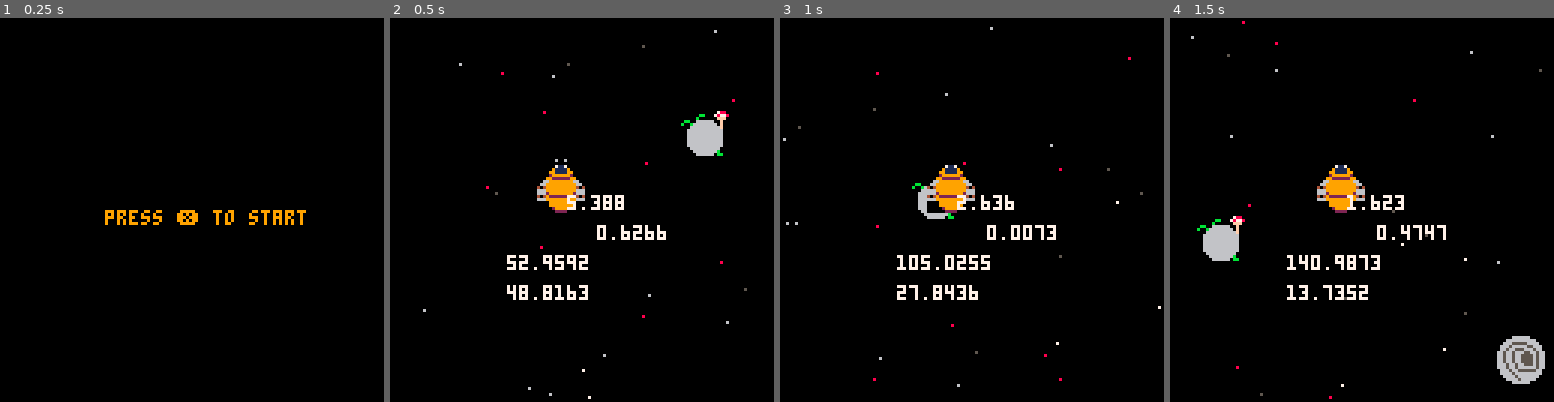
Above: before the commit, frames 1-4 (left to right).
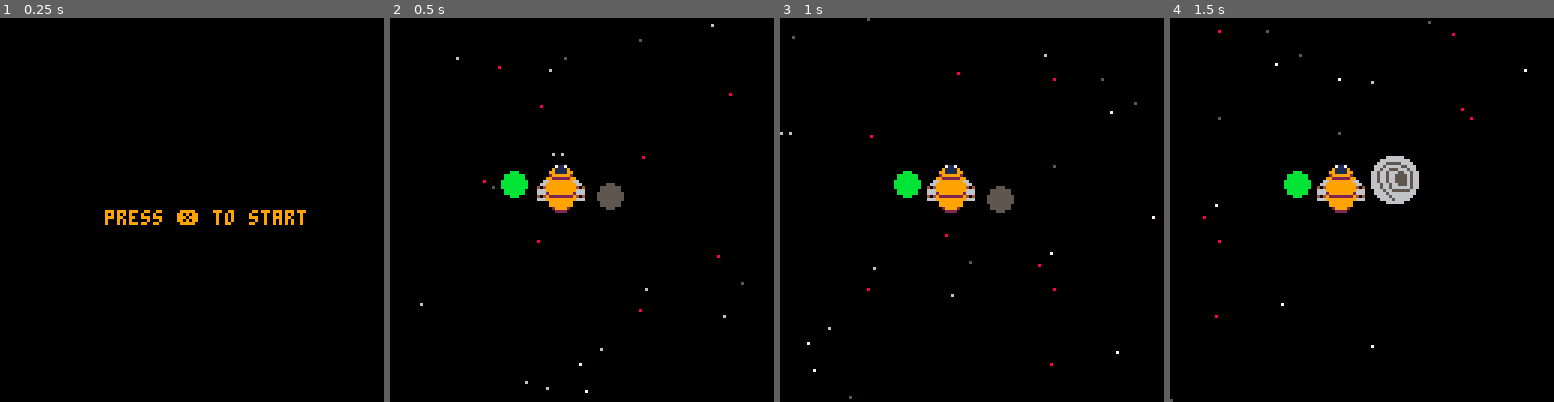
Above: after the commit, the same moments.

Repository: FrederikHR/GDB
Game: PICO-8 cartridge OW/ow.p8
The game is run twice, just before and just after one commit, with the same random seed, the same clock (stepped at 60 frames per second) and the same inputs.
Inputs:
- Up to frame 1 (0.25 s): no input
- Up to frame 2 (0.5 s): tap X (X key) at 0.33 s
- Up to frame 3 (1 s): no input
- Up to frame 4 (1.5 s): tap X (X key) at 1.07 s

Frame 1 is identical in both runs. In frame 2, 3.2% of the frame differs, in the area x 7-93%, y 1-100%; in frame 3, 2.6%; in frame 4, 5.3%, in the area x 0-98%, y 0-100%.

Commit message:
added planet indicators

Diff:
--- a/OW/ow.p8
+++ b/OW/ow.p8
@@ -52,11 +52,7 @@
 	draw_stars()
 	draw_planets()
 	draw_player()
-	print(p.x,p.x-10,p.y+30,7)
-	print(p.y,p.x-10,p.y+40,7)
-	for ipl,pl in pairs(planets) do
-		print(pdist(pl.x,pl.y)^2,p.x+10*(tonum(ipl[2])),p.y+10*(tonum(ipl[2])),7)
-	end
+	draw_pind()
 end
 
 function spr_r(s,x,y,a,w,h)
@@ -395,21 +391,31 @@
 
 	return sqrt(dsq)
 end
-
-function pdir(x)
-	return x-p.x
-end
 -->8
 -- planets
 planets = {
-	p1={spr=64,x=200,y=70,sz=2},
-	p2={spr=66,x=100,y=30,sz=2}
+	p1={spr=64,x=200,y=70,sz=2,c=5},
+	p2={spr=66,x=-100,y=30,sz=2,c=11}
 }
 
 
 function draw_planets()
 	for _,pl in pairs(planets) do
 		spr(pl.spr,pl.x,pl.y,pl.sz,pl.sz)
+	end
+end
+
+function draw_pind()
+	local indd=16
+	for _,pl in pairs(planets) do
+		local pdx=p.x-pl.x
+		local pdy=p.y-pl.y
+		if abs(pdx) > 64 or abs(pdy) > 64 then
+			local dir=atan2(pdx,pdy)
+			local dirx=-indd*cos(dir)
+			local diry=-indd*sin(dir)
+			circfill(p.x+p.sw*8/2+dirx,p.y+p.sh*8/2+diry,4,pl.c)
+		end
 	end
 end
 
@@ -517,9 +523,9 @@
 00000000000000000000000000000000000000000000000000000000000000000000000000000000000000000000000000000000000000000000000000000000
 00000000000000000000000000000000000000000000000000000000000000000000000000000000000000000000000000000000000000000000000000000000
 00000000000000000000000000000000000000000000000000000000000000000000000000000000000000000000000000000000000000000000000000000000
-00000000000000000000000000000000000000000000000000000000004454000000000000000000000000000000000000000000000000000000000000000000
-00000000000000000000000000000000000000000000000000000000000000000000000000000000000000000000000000000000000000000000000000000000
-00000000000000000000000000000000000000000000000000000000004555000000000000000000000000000000000000000000000000000000000000000000
+00000000000000000000000000000000000000000000000000000000000000000000000000000000000000000000000000000000000000000000000000000000
+00000000000000000000000000000000000000000000000000000000000000000000000000000000000000000000000000000000000000000000000000000000
+00000000000000000000000000000000000000000000000000000000000000000000000000000000000000000000000000000000000000000000000000000000
 00000000000000000000000000000000000000000000000000000000000000000000000000000000000000000000000000000000000000000000000000000000
 00000000000000000000000000000000000000000000000000000000000000000000000000000000000000000000000000000000000000000000000000000000
 00000000000000000000000000000000000000000000000000000000000000000000000000000000000000000000000000000000000000000000000000000000
@@ -543,31 +549,5 @@
 00000000000000000084940000000000000000000000000000000000000000000000000000000000000000000000000000000000000000000000000000000000
 00000000000000000000000000000000000000000000000000000000000000000000000000000000000000000000000000000000000000000000000000000000
 00000000000000000085950000000000000000000000000000000000000000000000000000000000000000000000000000000000000000000000000000000000
-__map__
-0000000000000000000000000000000000000000000000000000000000000000000000000000000000000000000000000000000000000000000000000000000000000000000000000000000000000000000000000000000000000000000000000000000000000000000000000000000000000000000000000000000000000000
-0000000000000000000000000000000000000000000000000000000000000000000000000000000000000000000000000000000000000000000000000000000000000000000000000000000000000000000000000000000000000000000000000000000000000000000000000000000000000000000000000000000000000000
-0000000000000000000000000000000000000000000000000000000000000000000000000000000000000000000000000000000000000000000000000000000000000000000000000000000000000000000000000000000000000000000000000000000000000000000000000000000000000000000000000000000000000000
-0000000000000000000000000000000000000000000000000000000000000000000000000000000000000000000000000000000000000000000000000000000000000000000000000000000000000000000000000000000000000000000000000000000000000000000000000000000000000000000000000000000000000000
-0000000000000000000000000000000000000000000000000000000000000000000000000000000000000000000000000000000000000000000000000000000000000000000000000000000000000000000000000000000000000000000000000000000000000000000000000000000000000000000000000000000000000000
-0000000000000000000000000000000000000000000000000000000000000000000000000000000000000000000000000000000000000000000000000000000000000000000000000000000000000000000000000000000000000000000000000000000000000000000000000000000000000000000000000000000000000000
-0000000000000000000000000000000000000000000000000000000000000000000000000000000000000000000000000000000000000000000000000000000000000000000000000000000000000000000000000000000000000000000000000000000000000000000000000000000000000000000000000000000000000000
-0000000000000000000000000000000000000000000000000000000000000000000000000000000000000000000000000000000000000000000000000000000000000000000000000000000000000000000000000000000000000000000000000000000000000000000000000000000000000000000000000000000000000000
-0000000000000000000000000000000000000000000000000000000000000000000000000042430000000000000000000000000000000000000000000000000000000000000000000000000000000000000000000000000000000000000000000000000000000000000000000000000000000000000000000000000000000000
-0000000000000000000000000000000000000000000000000000000000000000000000000052530000000000000000000000000000000000000000000000000000000000000000000000000000000000000000000000000000000000000000000000000000000000000000000000000000000000000000000000000000000000
-0000000000000000000000000000000000000000000000000000000000000000000000000000000000000000000000000000000000000000000000000000000000000000000000000000000000000000000000000000000000000000000000000000000000000000000000000000000000000000000000000000000000000000
-0000000000000000000000000000000000000000000000000000000000000000000000000000000000000000000000000000000000000000000000000000000000000000000000000000000000000000000000000000000000000000000000000000000000000000000000000000000000000000000000000000000000000000
-0000000000000000000000000000000000000000000000000000000000000000000000000000000000000000000000000000000000000000000000000000000000000000000000000000000000000000000000000000000000000000000000000000000000000000000000000000000000000000000000000000000000000000
-0000000000000000000000000000000000000000000000000000000000000000000000000000000000000000000000000000000000000000000000000000000000000000000000000000000000000000000000000000000000000000000000000000000000000000000000000000000000000000000000000000000000000000
-0000000000000000000000000000000000000000000000000000000000000000000000000000000000000000000000000000000000000000000000000000000000000000000000000000000000000000000000000000000000000000000000000000000000000000000000000000000000000000000000000000000000000000
-0000000000000000000000000000000000000000000000000000000000000000000000000000000000000000000000000000000000000000000000000000000000000000000000000000000000000000000000000000000000000000000000000000000000000000000000000000000000000000000000000000000000000000
-0000000000000000000000000000000000000000000000000000000000000000000000000000000000000000000000000000000000000000000000000000000000000000000000000000000000000000000000000000000000000000000000000000000000000000000000000000000000000000000000000000000000000000
-0000000000000000000000000000000000000000000000000000000000000000000000000000000000000000000000000000000000000000000000000000000000000000000000000000000000000000000000000000000000000000000000000000000000000000000000000000000000000000000000000000000000000000
-0000000000000000000000000000000000000000000000000000000000000000000000000000000000000000000000000000000000000000000000000000000000000000000000000000000000000000000000000000000000000000000000000000000000000000000000000000000000000000000000000000000000000000
-0000000000004041000000000000000000000000000000000000000000000000000000000000000000000000000000000000000000000000000000000000000000000000000000000000000000000000000000000000000000000000000000000000000000000000000000000000000000000000000000000000000000000000
-0000000000005051000000000000000000000000000000000000000000000000000000000000000000000000000000000000000000000000000000000000000000000000000000000000000000000000000000000000000000000000000000000000000000000000000000000000000000000000000000000000000000000000
-0000000000000000000000000000000000000000000000000000000000000000000000000000000000000000000000000000000000000000000000000000000000000000000000000000000000000000000000000000000000000000000000000000000000000000000000000000000000000000000000000000000000000000
-0000000000000000000000000000000000000000000000000000000000000000000000000000000000000000000000000000000000000000000000000000000000000000000000000000000000000000000000000000000000000000000000000000000000000000000000000000000000000000000000000000000000000000
-0000000000000000000000000000000000000000000000000000000000000000000000000000000000000000000000000000000000000000000000000000000000000000000000000000000000000000464700000000000000000000000000000000000000000000000000000000000000000000000000000000000000000000
-0000000000000000000000000000000000000000000000000000000000000000000000000000000000000000000000000000000000000000000000000000000000000000000000000000000000000000565700000000000000000000000000000000000000000000000000000000000000000000000000000000000000000000
-
-
+
+
